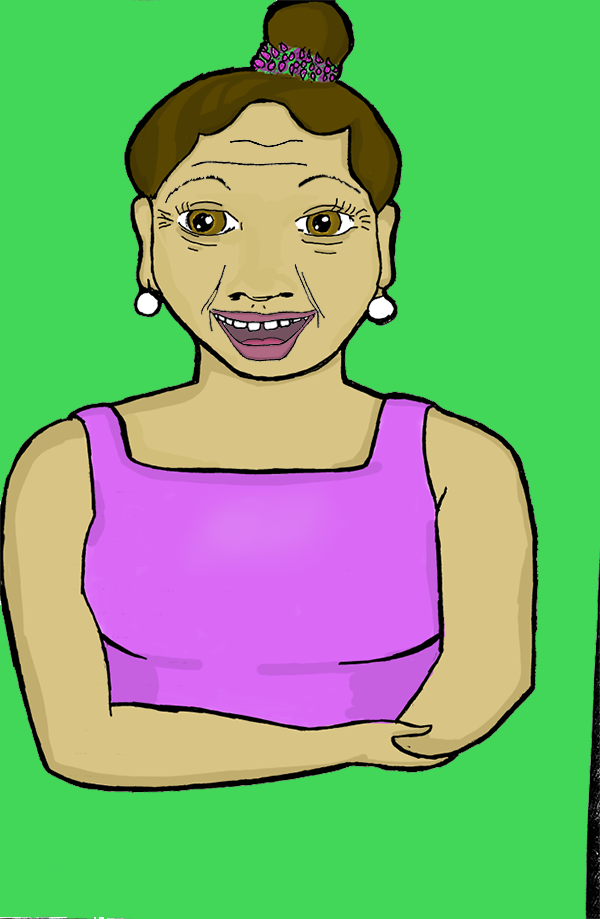
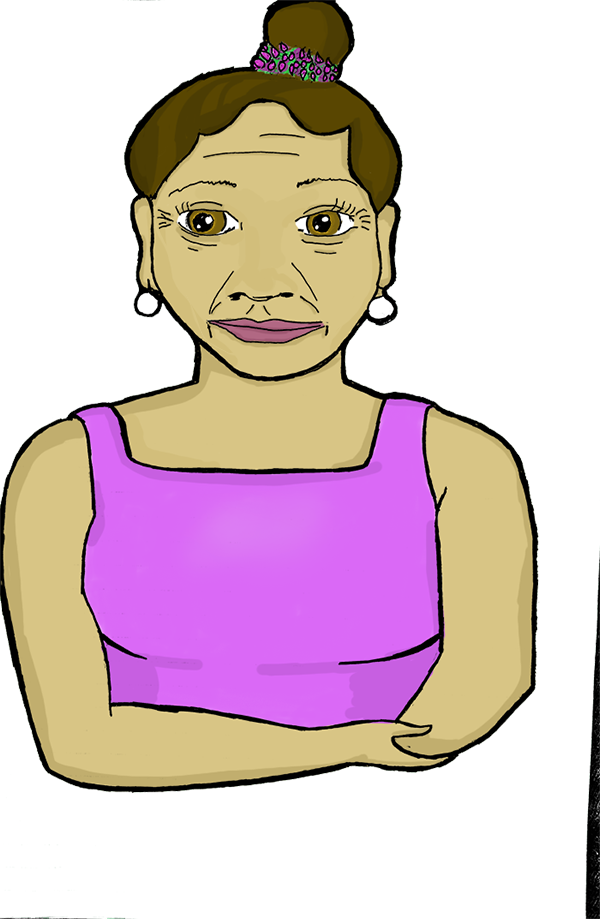
Layered file, before and after one edit (600px x 919px). Changes by layer:
hid "Smiling_Face", painted on it over (88, 111, 384, 490)
hid "Neutral_Eyes" over (165, 193, 367, 266)
showed "Neutral_Face" over (154, 132, 373, 354)
hid "Layer 7" over (0, 0, 600, 919)
hid "Layer 5" over (0, 0, 600, 919)
